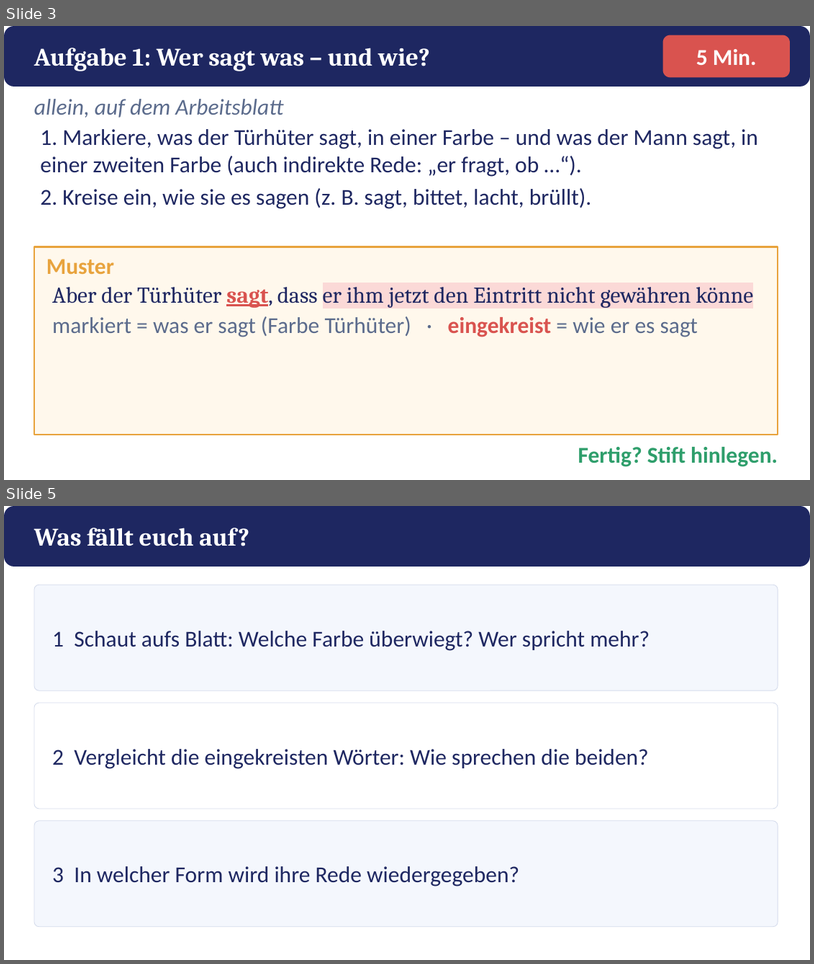
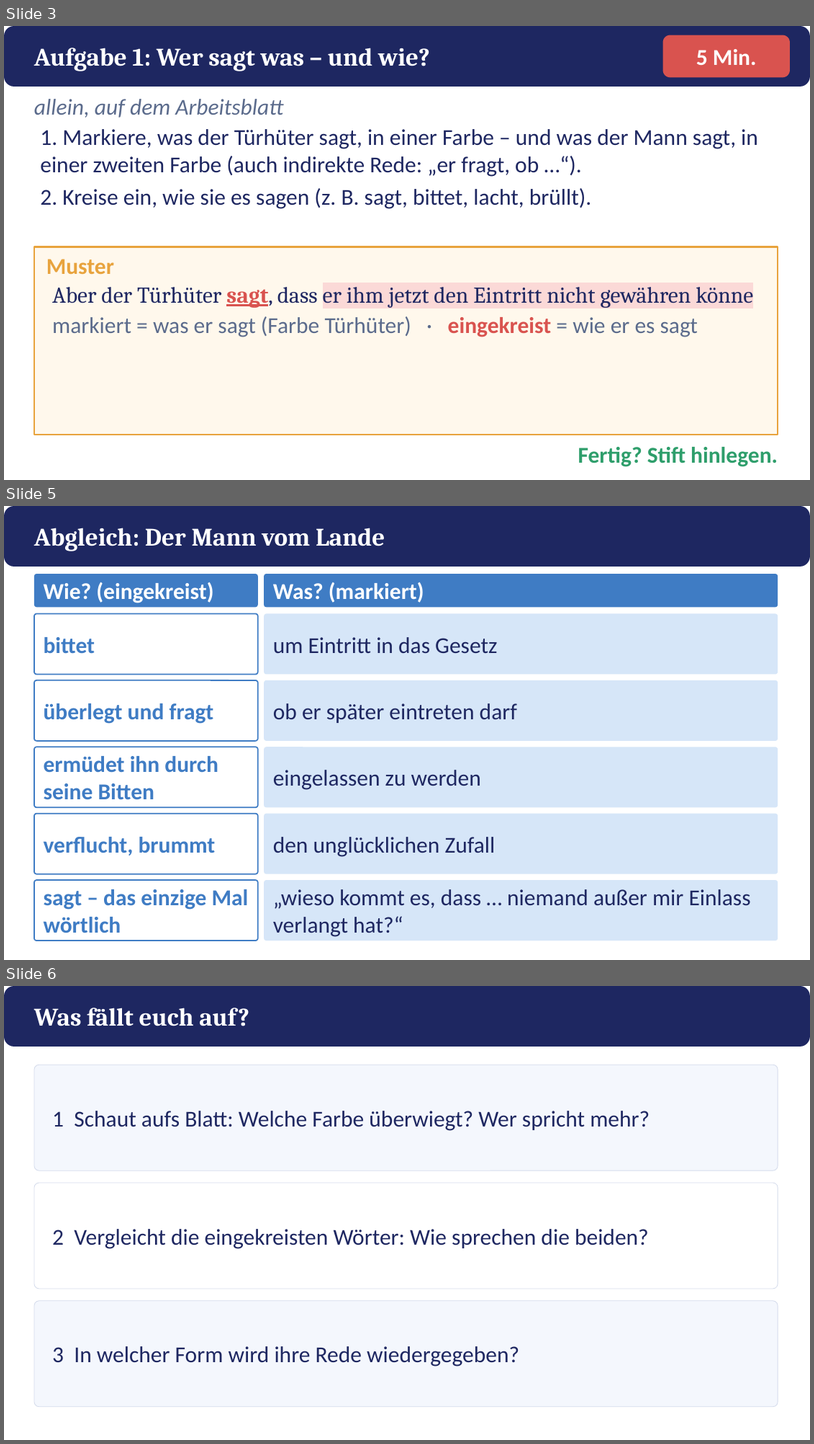
Before and after one commit to golzkonstantin-gif/Schule, a slide deck: Deutsch_11/Kafka_Vor_dem_Gesetz/Macht_Ohnmacht/Praesentation_Macht_Ohnmacht.pptx. Shown one above the other, each under a label of ours: slides 3 and 5 before the commit, slides 3, 5 and 6 after it; the slides between them are not shown. The pictures are 814x964 and 814x1444 pixels, drawn with LibreOffice and Linux fonts; fonts in the diff are those of the drawing. Boxes give left, top, right and bottom in pixels: in the first picture for what was removed or moved away, otherwise in the second. Text is boxed around its words. In the diff, an @@ line names an element or a change of style, - is before the commit and + after.

```diff
--- a/Deutsch_11/Kafka_Vor_dem_Gesetz/Macht_Ohnmacht/Praesentation_Macht_Ohnmacht.pptx
+++ b/Deutsch_11/Kafka_Vor_dem_Gesetz/Macht_Ohnmacht/Praesentation_Macht_Ohnmacht.pptx
@@ slide 5 added at [4, 506, 810, 960], background #FFFFFF @@
@@ rounded rectangle added at [4, 506, 810, 566], fill #1E2761 @@
@@ text added at [34, 528, 385, 551], 30 pt, text #FFFFFF, bold @@
+Abgleich: Der Mann vom Lande
@@ rounded rectangle added at [34, 574, 258, 607], fill #3F7CC4 @@
@@ text added at [44, 582, 214, 603], 27 pt, text #FFFFFF, bold @@
+Wie? (eingekreist)
@@ rounded rectangle added at [264, 574, 778, 607], fill #3F7CC4 @@
@@ text added at [273, 582, 424, 602], 27 pt, text #FFFFFF, bold @@
+Was? (markiert)
@@ rounded rectangle added at [34, 614, 258, 674], fill #FFFFFF, outline #3F7CC4 1.5 pt @@
@@ rounded rectangle added at [264, 614, 778, 674], fill #D6E6F8 @@
@@ text added at [44, 637, 95, 654], 27 pt, text #3F7CC4, bold @@
+bittet
@@ text added at [273, 637, 497, 654], 27 pt, text #1E2761 @@
+um Eintritt in das Gesetz
@@ rounded rectangle added at [34, 680, 258, 741], fill #FFFFFF, outline #3F7CC4 1.5 pt @@
@@ rounded rectangle added at [264, 680, 778, 741], fill #D6E6F8 @@
@@ text added at [44, 703, 214, 723], 27 pt, text #3F7CC4, bold @@
+überlegt und fragt
@@ text added at [273, 703, 517, 723], 27 pt, text #1E2761 @@
+ob er später eintreten darf
@@ rounded rectangle added at [34, 746, 258, 807], fill #FFFFFF, outline #3F7CC4 1.5 pt @@
@@ text added at [44, 756, 219, 800], 27 pt, text #3F7CC4, bold @@
+ermüdet ihn durch seine Bitten
@@ rounded rectangle added at [264, 746, 778, 807], fill #D6E6F8 @@
@@ text added at [273, 770, 481, 790], 27 pt, text #1E2761 @@
+eingelassen zu werden
@@ rounded rectangle added at [34, 813, 258, 874], fill #FFFFFF, outline #3F7CC4 1.5 pt @@
@@ rounded rectangle added at [264, 813, 778, 874], fill #D6E6F8 @@
@@ text added at [44, 836, 216, 855], 27 pt, text #3F7CC4, bold @@
+verflucht, brummt
@@ text added at [273, 836, 496, 857], 27 pt, text #1E2761 @@
+den unglücklichen Zufall
@@ rounded rectangle added at [34, 880, 258, 940], fill #FFFFFF, outline #3F7CC4 1.5 pt @@
@@ text added at [44, 889, 249, 933], 27 pt, text #3F7CC4, bold @@
+sagt – das einzige Mal wörtlich
@@ rounded rectangle added at [264, 880, 778, 940], fill #D6E6F8 @@
@@ text added at [273, 889, 751, 937], 27 pt, text #1E2761 @@
+„wieso kommt es, dass … niemand außer mir Einlass verlangt hat?“
@@ what was slide 5 is now slide 6 @@
```
Also in this commit, not shown: 1 other slide added, 1 slide removed, 6 other files.
